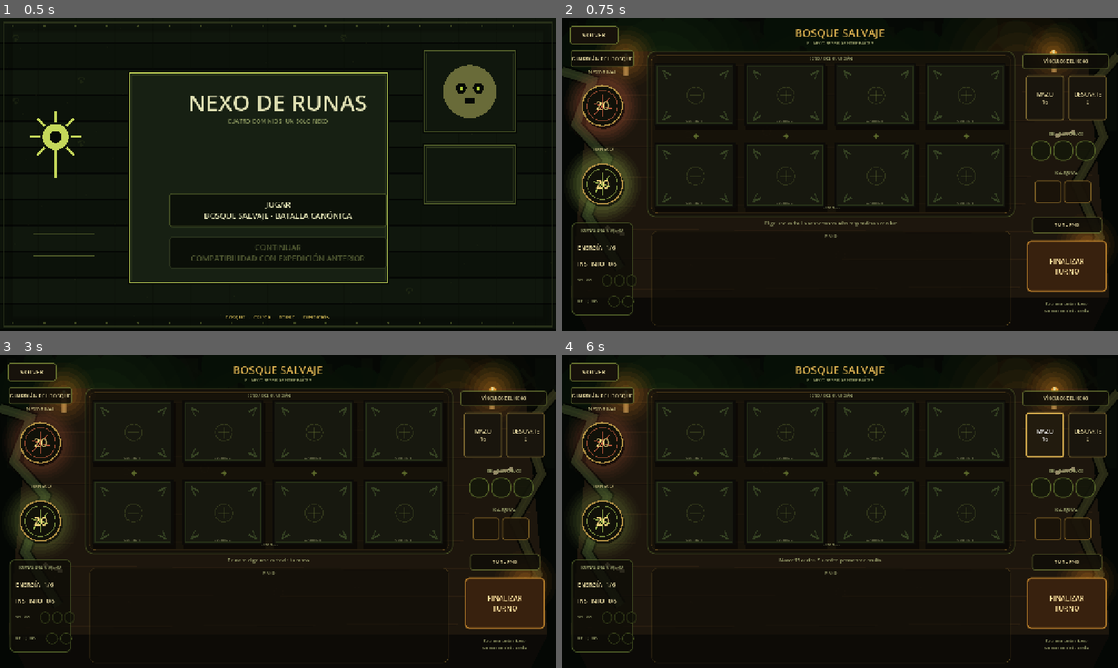
Above: before the commit, frames 1-4 (two rows, left to right).
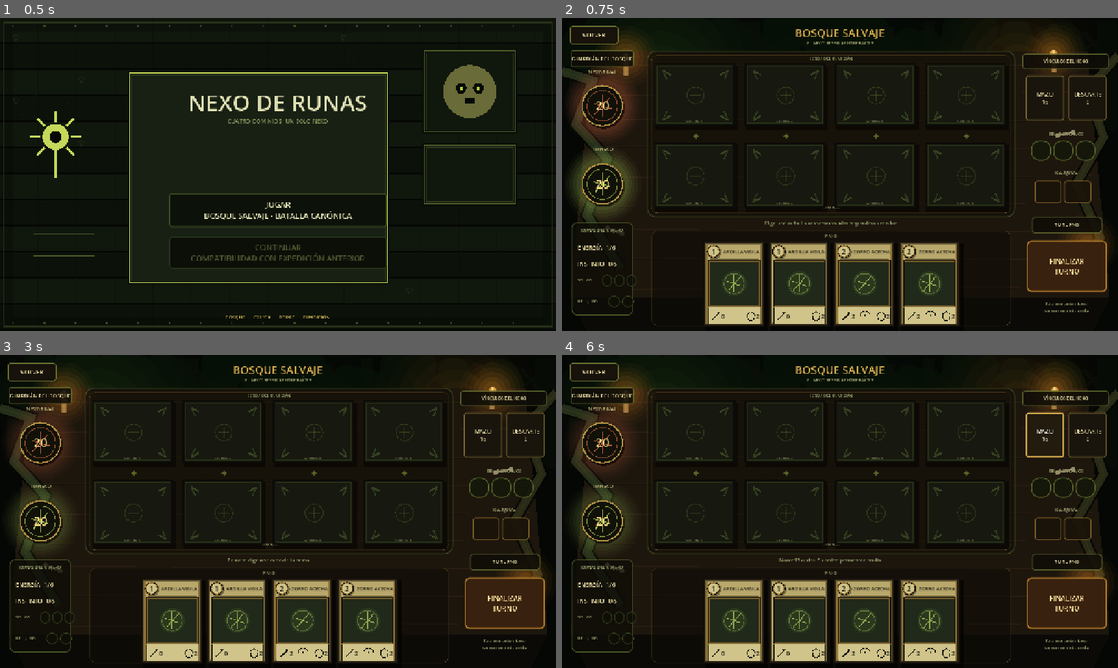
Above: after the commit, the same moments.

Repository: LoloscarPrr/Nexo-de-runas-v2
Game: Godot game, scene res://scenes/main.tscn
Same seed, same stepped clock (60 frames per second), same inputs: the game is played once before the commit and once after it.
Inputs (mouse positions are in pixels of both pictures, inside the frame that each line leads up to):
- Up to frame 1 (0.5 s): no input
- Up to frame 2 (0.75 s): click "JUGAR BOSQUE SALVAJE · BATALL…" at 0.5 s
- Up to frame 3 (3 s): click "VOLVER" at 1.25 s; click "JUGAR BOSQUE SALVAJE · BATALL…" at 2 s; click (133, 511) at 2.77 s
- Up to frame 4 (6 s): click (784, 511) at 3.52 s; click (878, 511) at 4.27 s; click (967, 511) at 5.02 s; click "MAZO 16" at 5.75 s

Frame 1 is identical in both runs. In frame 2, 10% of the frame differs, in the area x 25-72%, y 72-99%; in frame 3, 10%; in frame 4, 10%.
Error before the commit: Parse Error: Member "ready" redefined (original in native class 'Button') (res://scripts/ui/canonical_forest_card.gd:35)

Commit message:
Fix canonical Forest card ready state

Diff:
--- a/scripts/ui/canonical_forest_card.gd
+++ b/scripts/ui/canonical_forest_card.gd
@@ -32,7 +32,7 @@
 var current_health := -1
 var selected := false
 var compact := false
-var ready := true
+var card_ready := true
 var _cached_art_id := ""
 var _cached_texture: Texture2D
 
@@ -55,7 +55,7 @@
 	current_health = hp
 	selected = is_selected
 	compact = is_compact
-	ready = is_ready
+	card_ready = is_ready
 	_cached_art_id = ""
 	_cached_texture = null
 	custom_minimum_size = Vector2(128, 182) if compact else Vector2(148, 205)
@@ -132,7 +132,7 @@
 		elif card_type == Catalog.TYPE_SEAL:
 			kind = "SELLO"
 		draw_string(font, Vector2(18, stat_y + stat_h * 0.68), kind, HORIZONTAL_ALIGNMENT_CENTER, w - 39, 11, INK)
-	if not ready and card_type == Catalog.TYPE_CREATURE:
+	if not card_ready and card_type == Catalog.TYPE_CREATURE:
 		draw_rect(art_rect, Color(0.03, 0.04, 0.02, 0.28))
 		draw_string(font, Vector2(art_rect.position.x, art_rect.end.y - 8), "EN ESPERA", HORIZONTAL_ALIGNMENT_CENTER, art_rect.size.x, 9, Color(0.84, 0.80, 0.58, 0.88))
 	if selected:
